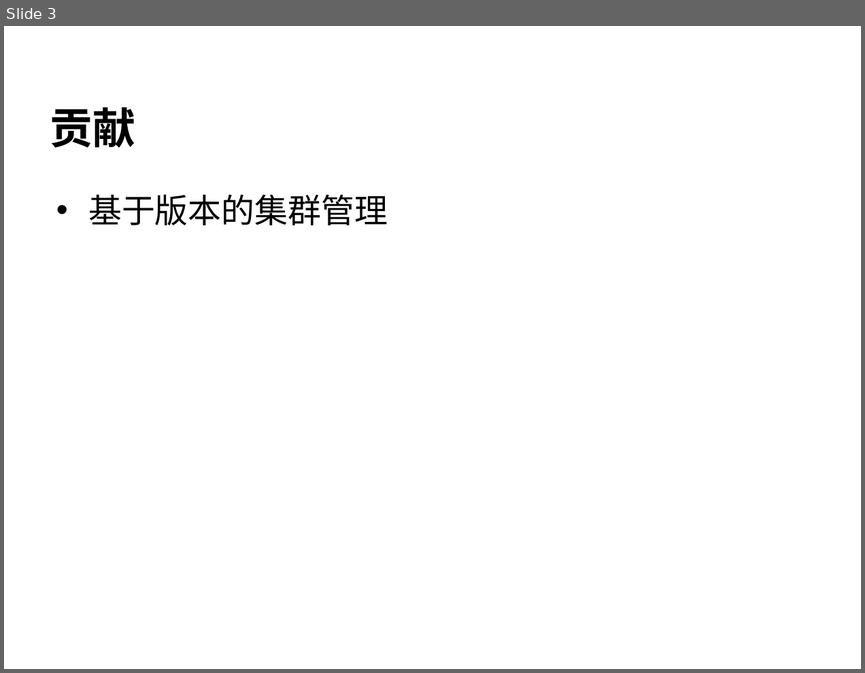
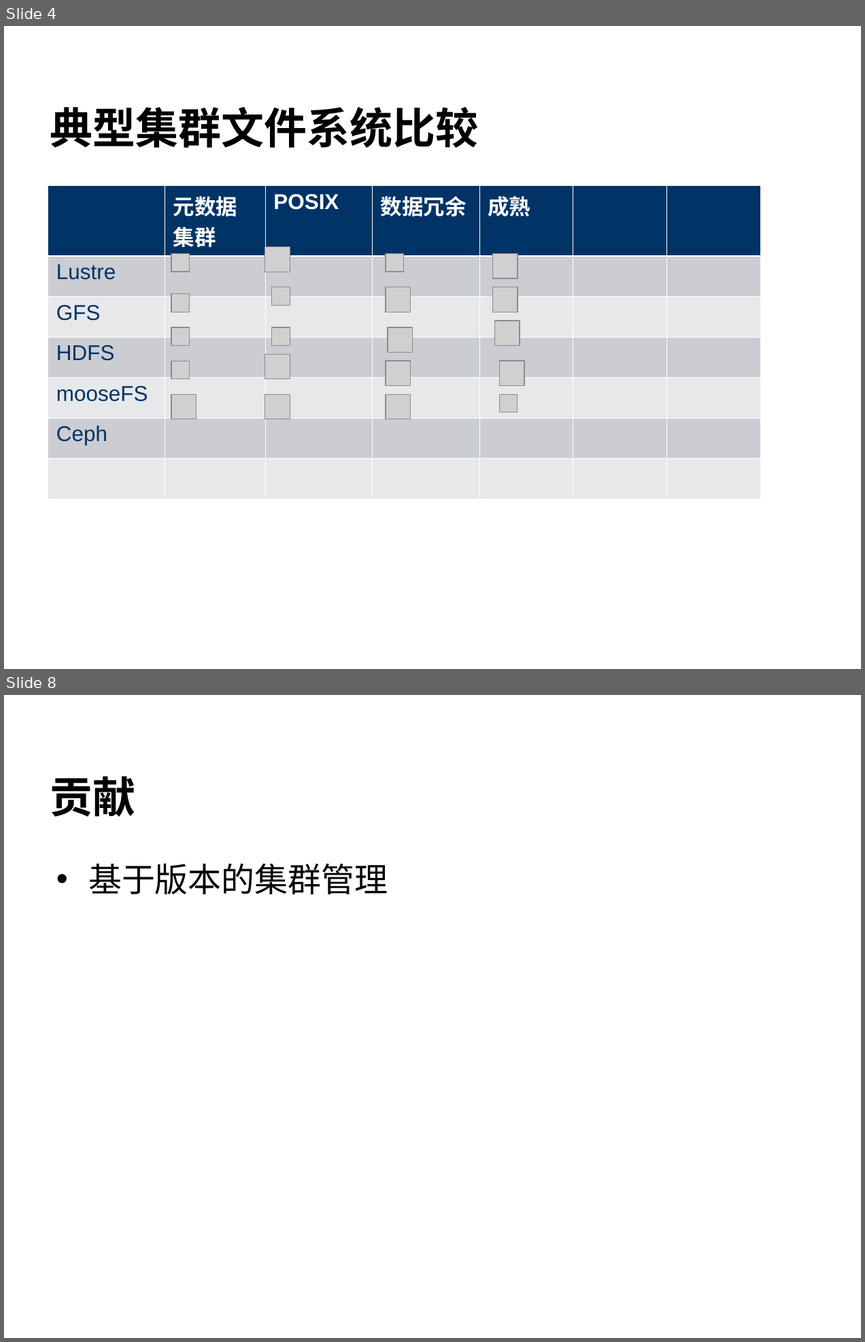
Before and after one commit to cheliequan/idning-paper, a slide deck: draft/答辩.ppt. Shown one above the other, each under a label of ours: slide 3 before the commit, slides 4 and 8 after it; the slides between them are not shown. The pictures are 865x673 and 865x1342 pixels, drawn with LibreOffice and Linux fonts; fonts in the diff are those of the drawing; grey boxes stand for pictures; background and template pictures are left out. Boxes give left, top, right and bottom in pixels: in the first picture for what was removed or moved away, otherwise in the second. Text is boxed around its words. In the diff, an @@ line names an element or a change of style, - is before the commit and + after.

```diff
--- a/draft/答辩.ppt
+++ b/draft/答辩.ppt
@@ slide 4 added at bbox=[4, 26, 861, 669], background picture (left out) @@
@@ title added at bbox=[50, 107, 478, 148], 36 pt, text #000000, bold @@
+典型集群文件系统比较
@@ table added at bbox=[48, 185, 759, 454], 7 rows, 7 columns @@
+ | 元数据集群 | POSIX | 数据冗余 | 成熟 |  | 
+Lustre |  |  |  |  |  | 
+GFS |  |  |  |  |  | 
+HDFS |  |  |  |  |  | 
+mooseFS |  |  |  |  |  | 
+Ceph |  |  |  |  |  | 
+ |  |  |  |  |  | 
@@ picture added at bbox=[265, 247, 290, 272] @@
@@ picture added at bbox=[171, 254, 189, 272] @@
@@ picture added at bbox=[385, 254, 403, 272] @@
@@ picture added at bbox=[492, 254, 517, 279] @@
@@ picture added at bbox=[272, 287, 290, 305] @@
@@ picture added at bbox=[385, 287, 410, 312] @@
@@ picture added at bbox=[492, 287, 517, 312] @@
@@ picture added at bbox=[171, 294, 189, 312] @@
@@ picture added at bbox=[171, 328, 189, 346] @@
@@ picture added at bbox=[272, 328, 290, 346] @@
@@ picture added at bbox=[388, 328, 413, 352] @@
@@ picture added at bbox=[495, 320, 520, 346] @@
@@ picture added at bbox=[171, 361, 189, 379] @@
@@ picture added at bbox=[265, 354, 290, 379] @@
@@ picture added at bbox=[385, 361, 410, 386] @@
@@ picture added at bbox=[499, 361, 524, 386] @@
@@ picture added at bbox=[171, 395, 196, 419] @@
@@ picture added at bbox=[265, 395, 290, 419] @@
@@ picture added at bbox=[385, 395, 410, 419] @@
@@ picture added at bbox=[499, 395, 517, 412] @@
@@ what was slide 3 is now slide 8 @@
```
Also in this commit, not shown: 3 slides changed, 3 other slides added, 1 slide removed, 1 other file.
